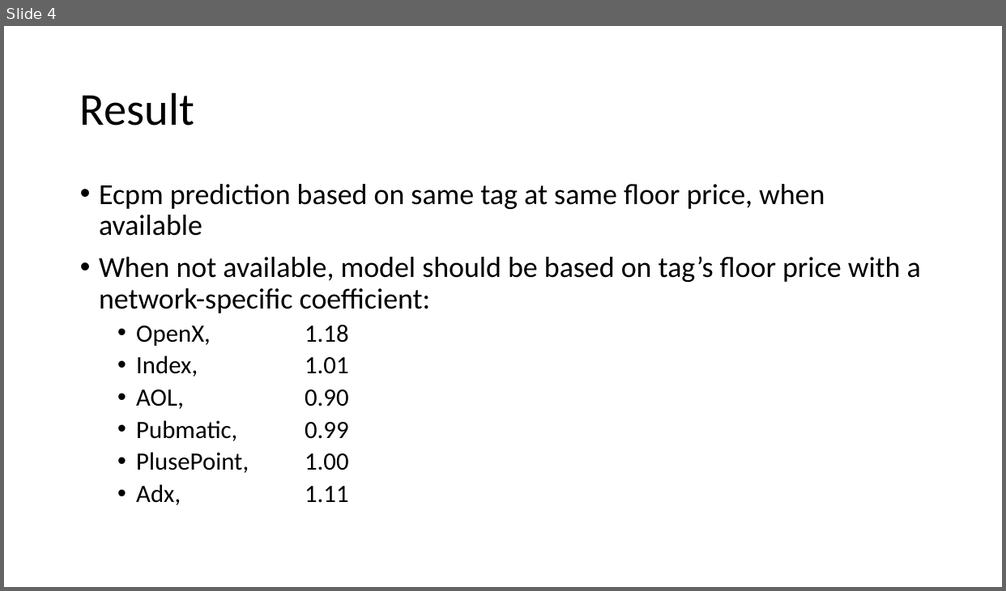
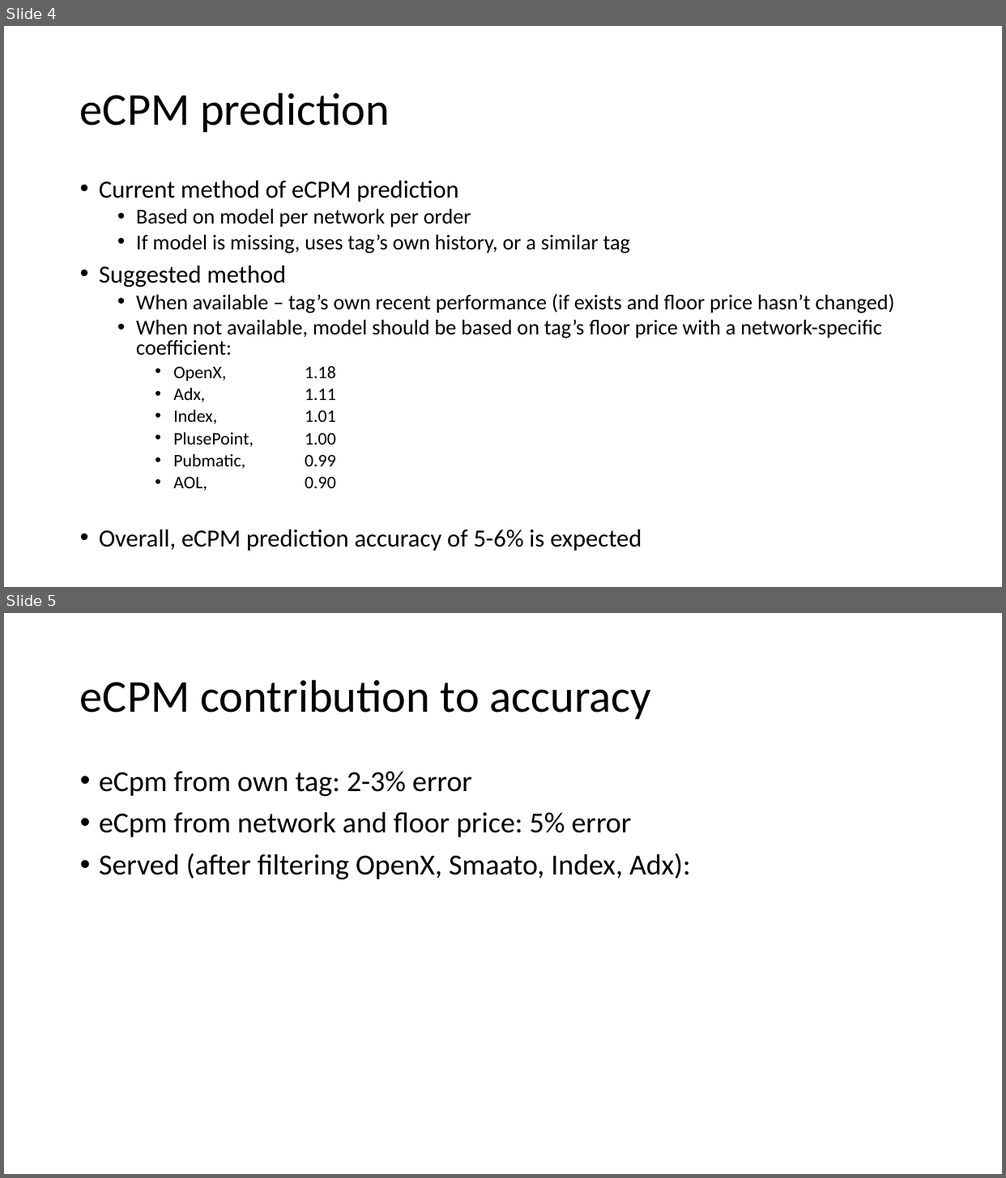
Before and after one commit to shahar-siegman/old_projects, a slide deck: RedShift/PublisherReport/served 1-day prediction using redshift data.pptx. Shown one above the other, each under a label of ours: slide 4 before the commit, slides 4 and 5 after it. The pictures are 1006x591 and 1006x1178 pixels, drawn with LibreOffice and Linux fonts; fonts in the diff are those of the drawing. Boxes give left, top, right and bottom in pixels: in the first picture for what was removed or moved away, otherwise in the second. Text is boxed around its words. In the diff, an @@ line names an element or a change of style, - is before the commit and + after.

Commit message:
publisher report: models for fill, cpm, and combined
Former-commit-id: b2d527a77d70e30c5354f2aabc211ba99ed11f73

```diff
--- a/RedShift/PublisherReport/served 1-day prediction using redshift data.pptx
+++ b/RedShift/PublisherReport/served 1-day prediction using redshift data.pptx
@@ slide 5 added at bbox=[4, 613, 1002, 1174], background #FFFFFF @@
@@ title added at bbox=[80, 679, 651, 719], 44 pt, text #000000 @@
+eCPM contribution to accuracy
@@ text added at bbox=[99, 771, 691, 879], 28 pt, text #000000 @@
+• eCpm from own tag: 2-3% error
+• eCpm from network and floor price: 5% error
+• Served (after filtering OpenX, Smaato, Index, Adx):
@@ slide 4 changed as well @@
@@ title at bbox=[80, 92, 390, 132]: text changed @@
-Result
+eCPM prediction
@@ text at bbox=[99, 180, 895, 314]: text changed; size 28 to 20.4 pt @@
-• Ecpm prediction based on same tag at same floor price, when available
+• Current method of eCPM prediction
+  • Based on model per network per order
+  • If model is missing, uses tag’s own history, or a similar tag
+• Suggested method
+  • When available – tag’s own recent performance (if exists and floor price hasn’t changed)
@@ text at bbox=[136, 319, 882, 489]: size 28 to 20.4 pt in "When not available, model should be based ..."; size 24 to 17 pt in "OpenX, 1.18", "Index, 1.01", "AOL, 0.90"; list level 1 to 2 in "When not available, model should ..."; line spacing 0.9 to 0.8; list level 2 to 3 in "OpenX, 1.18"; list level 2 to 3 in "Index, 1.01"; list level 2 to 3 in "AOL, 0.90" @@
@@ text at bbox=[305, 389, 336, 400]: paragraph added @@
+    • Adx, 1.11
@@ text at bbox=[305, 433, 336, 467]: paragraphs added @@
+    • PlusePoint, 1.00
+    • Pubmatic, 0.99
@@ text at bbox=[99, 529, 641, 551]: text changed; size 24 to 23.8 pt @@
-  • Pubmatic, 0.99
-  • PlusePoint, 1.00
-  • Adx, 1.11
+• Overall, eCPM prediction accuracy of 5-6% is expected
```
Also in this commit, not shown: 6 other slides changed, 5 other slides added, 1 slide removed, 9 other files.
